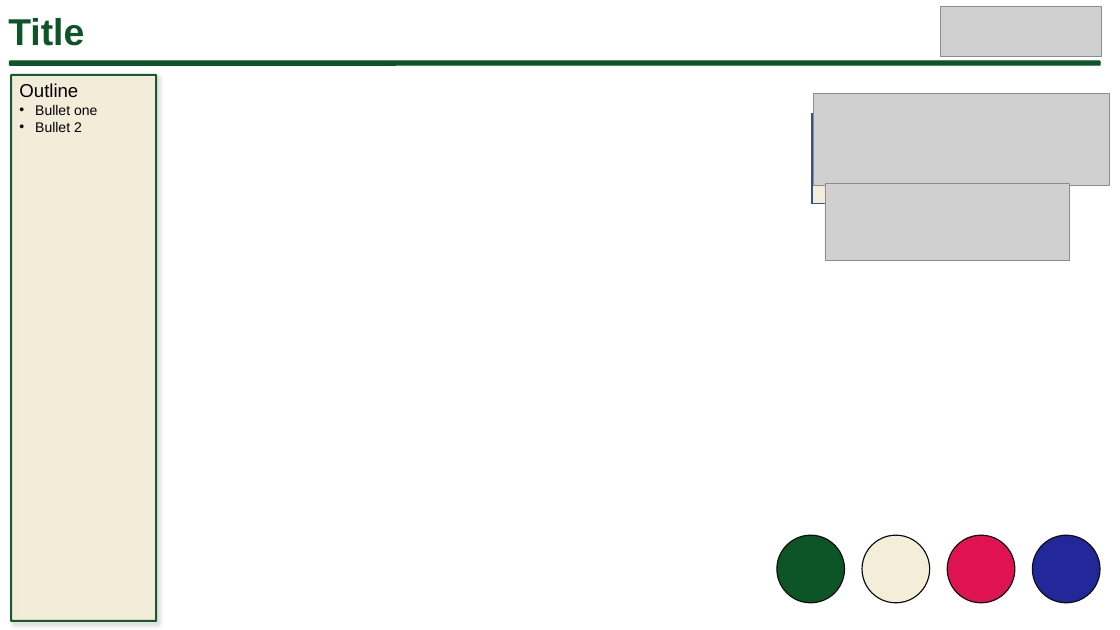
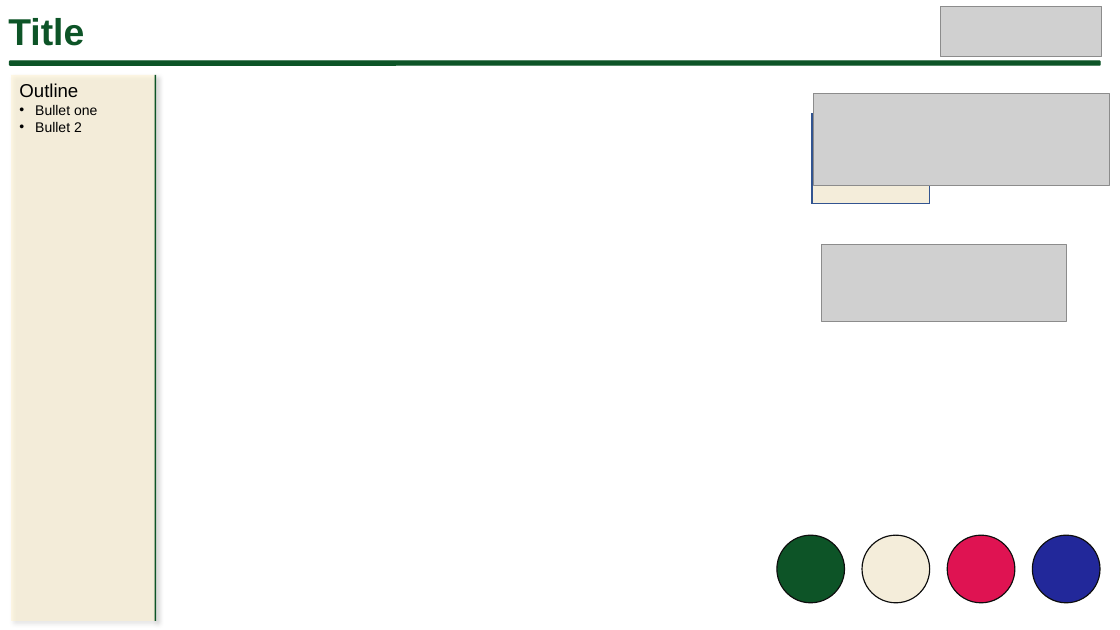
Before and after one commit to MunskyGroup/uqbio2022, a slide deck: slide 3 of templates/qbio_template.pptx (slide 8 before the commit). Drawn at 1120x630 pixels with LibreOffice and Linux fonts; fonts in the diff are those of the drawing; grey boxes stand for pictures. Boxes give left, top, right and bottom in pixels: in the first picture for what was removed or moved away, otherwise in the second. Text is boxed around its words. In the diff, an @@ line names an element or a change of style, - is before the commit and + after.

```diff
--- a/templates/qbio_template.pptx
+++ b/templates/qbio_template.pptx
@@ rectangle at bbox=[11, 75, 156, 621]: outline #13582C 1.75 pt to none @@
@@ rectangle added at bbox=[155, 75, 156, 621], fill #0D5427 @@
@@ picture: place and size @@
-picture at bbox=[825, 183, 1070, 260]
+picture at bbox=[822, 245, 1066, 322]
```
Also in this commit, not shown: 3 other slides changed, 5 slides removed, 8 other files.
